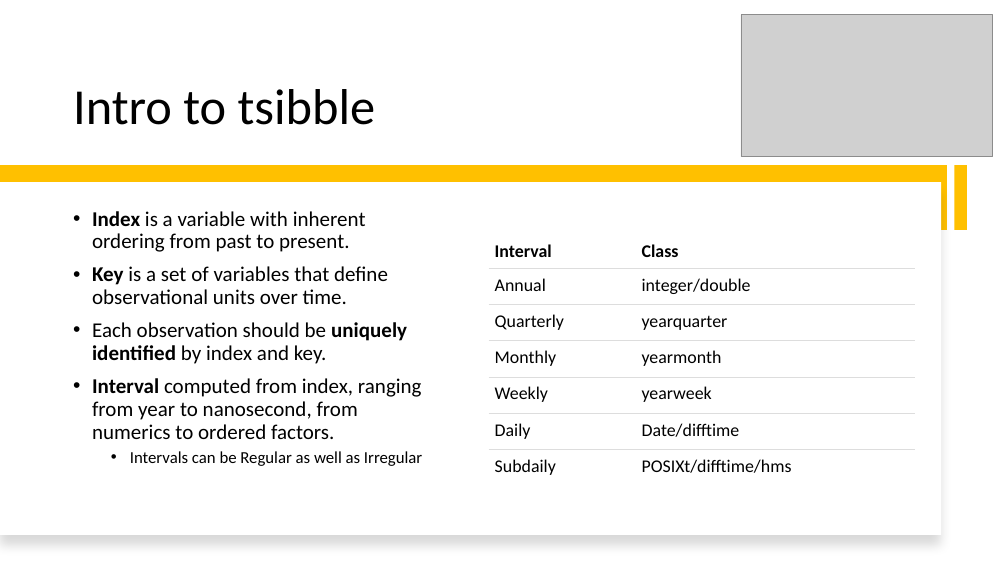
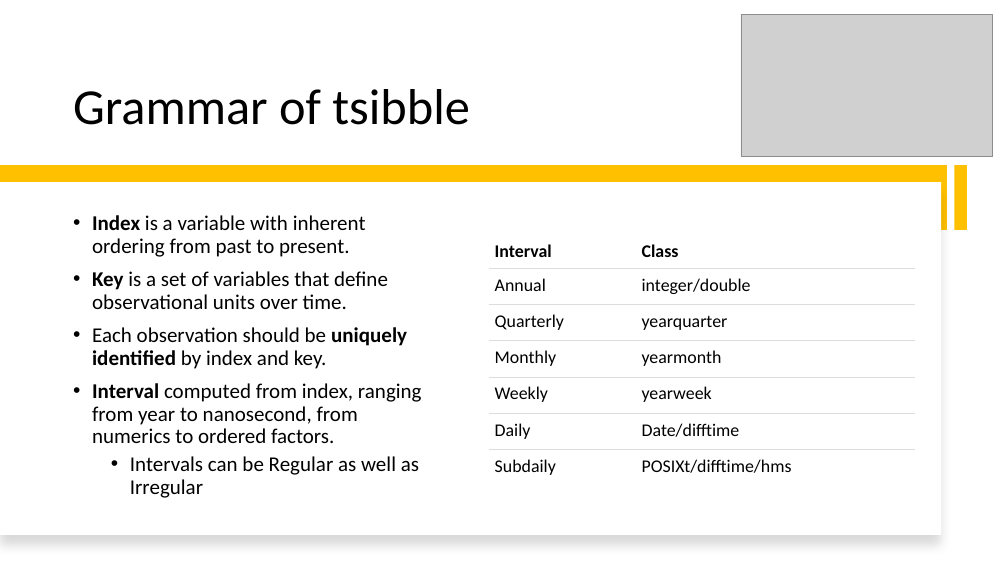
Before and after one commit to intro-to-data-science-22-workshop/-14-temporal-data-with-tsibble-and-fable-Samson-Krafft, a slide deck: slide 4 of tsibble and fable.pptx (slide 3 before the commit). Drawn at 1008x567 pixels with LibreOffice and Linux fonts; fonts in the diff are those of the drawing; grey boxes stand for pictures; background and template pictures are left out. Boxes give left, top, right and bottom in pixels: in the first picture for what was removed or moved away, otherwise in the second. Text is boxed around its words. In the diff, an @@ line names an element or a change of style, - is before the commit and + after.

Commit message:
updated powerpoint

```diff
--- a/tsibble and fable.pptx
+++ b/tsibble and fable.pptx
@@ title at (73,89,470,125): text changed @@
-Intro to tsibble
+Grammar of tsibble
@@ text at (130,456,419,498): size 16 to 20 pt in "Intervals can be Regular as well as ..." @@
```
Also in this commit, not shown: 1 other slide changed, 2 slides added.
